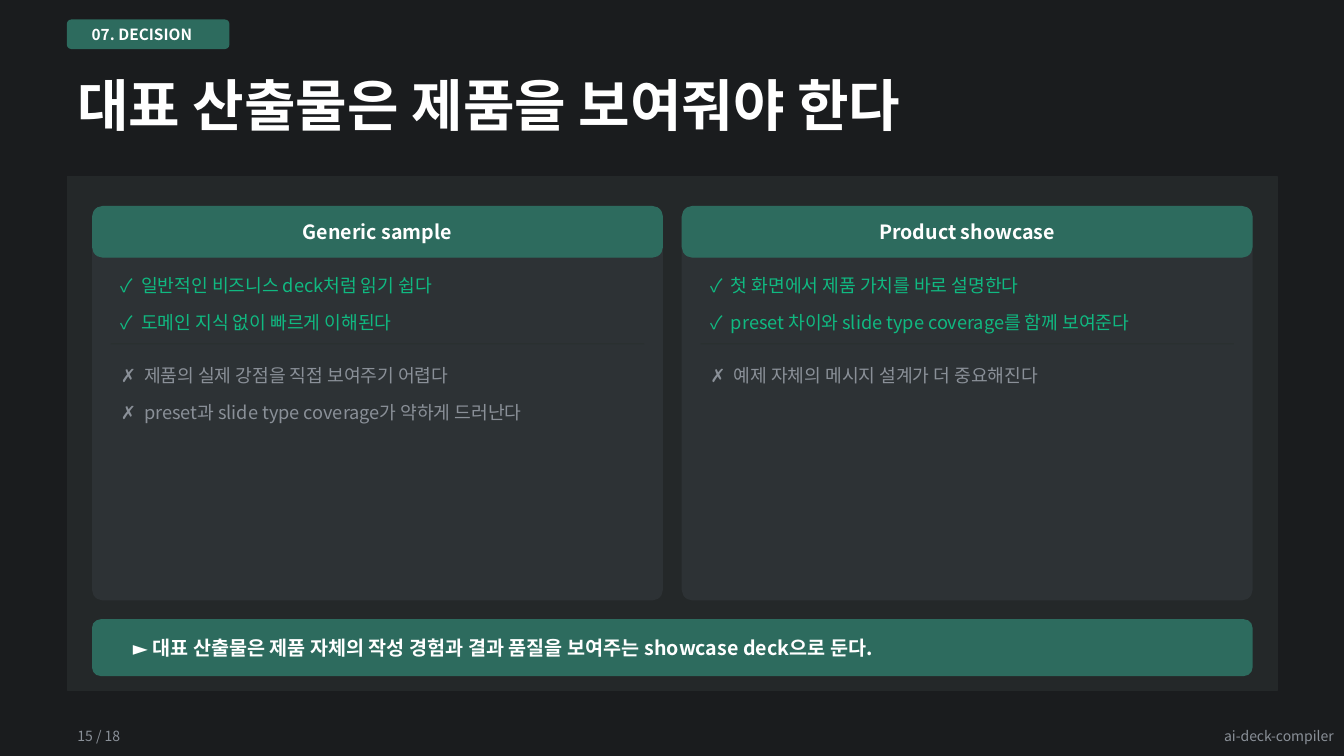
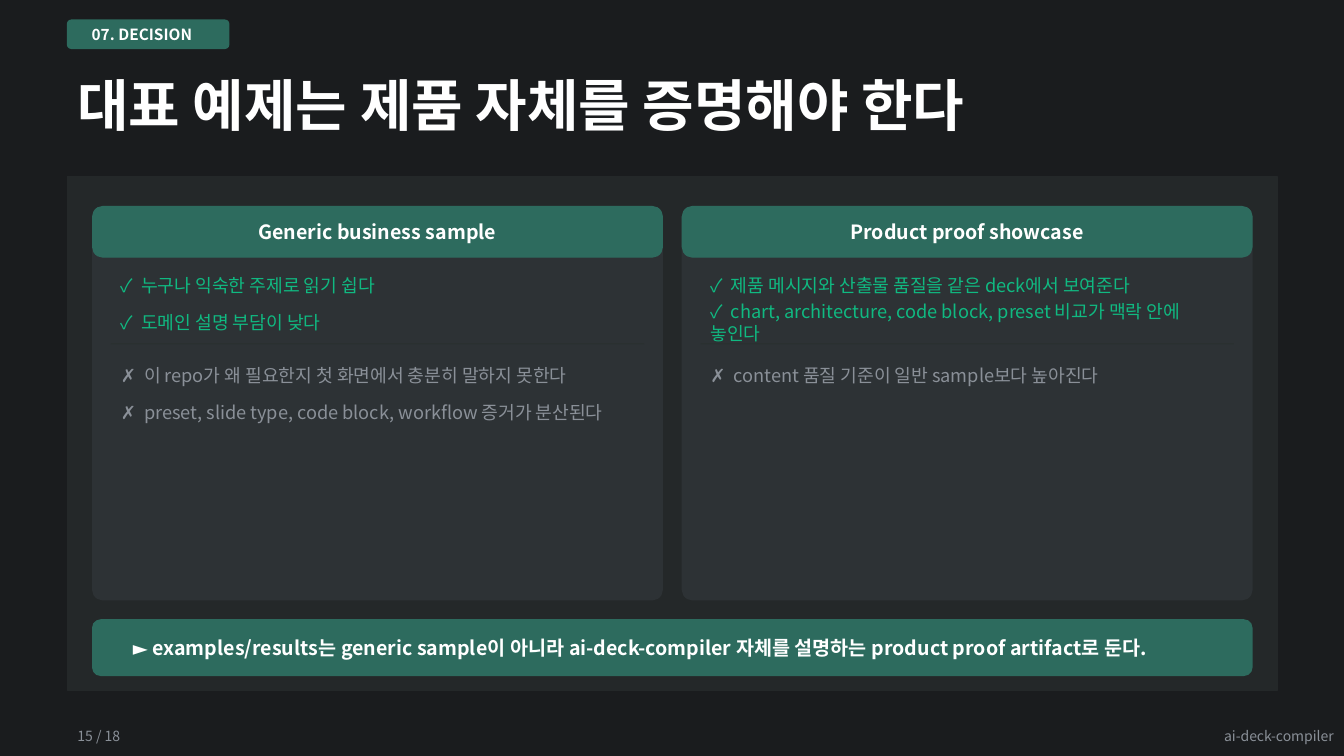
Before and after one commit to kyungseo/ai-deck-compiler, a slide deck: slide 15 of examples/results/showcase-teal-dark.pptx. Drawn at 1344x756 pixels with LibreOffice and Linux fonts; fonts in the diff are those of the drawing. Boxes give left, top, right and bottom in pixels: in the first picture for what was removed or moved away, otherwise in the second. Text is boxed around its words. In the diff, an @@ line names an element or a change of style, - is before the commit and + after.

Commit message:
feat: polish ai-deck-compiler showcase deck

```diff
--- a/examples/results/showcase-teal-dark.pptx
+++ b/examples/results/showcase-teal-dark.pptx
@@ text at (77, 79, 964, 131): text changed @@
-대표 산출물은 제품을 보여줘야 한다
+대표 예제는 제품 자체를 증명해야 한다
@@ text at (258, 223, 496, 244): text changed @@
-Generic sample
+Generic business sample
@@ text at (851, 223, 1083, 244): text changed @@
-Product showcase
+Product proof showcase
@@ text at (141, 277, 374, 294): text changed @@
-✓ 일반적인 비즈니스 deck처럼 읽기 쉽다
+✓ 누구나 익숙한 주제로 읽기 쉽다
@@ text at (731, 277, 1130, 294): text changed @@
-✓ 첫 화면에서 제품 가치를 바로 설명한다
+✓ 제품 메시지와 산출물 품질을 같은 deck에서 보여준다
@@ text at (141, 314, 320, 331): text changed @@
-✓ 도메인 지식 없이 빠르게 이해된다
+✓ 도메인 설명 부담이 낮다
@@ text at (710, 303, 1180, 342): text changed @@
-✓ preset 차이와 slide type coverage를 함께 보여준다
+✓ chart, architecture, code block, preset 비교가 맥락 안에 놓인다
@@ text at (144, 367, 566, 386): text changed @@
-✗ 제품의 실제 강점을 직접 보여주기 어렵다
+✗ 이 repo가 왜 필요한지 첫 화면에서 충분히 말하지 못한다
@@ text at (734, 367, 1099, 386): text changed @@
-✗ 예제 자체의 메시지 설계가 더 중요해진다
+✗ content 품질 기준이 일반 sample보다 높아진다
@@ text at (144, 404, 603, 423): text changed @@
-✗ preset과 slide type coverage가 약하게 드러난다
+✗ preset, slide type, code block, workflow 증거가 분산된다
@@ text at (152, 638, 1147, 660): text changed @@
-► 대표 산출물은 제품 자체의 작성 경험과 결과 품질을 보여주는 showcase deck으로 둔다.
+► examples/results는 generic sample이 아니라 ai-deck-compiler 자체를 설명하는 product proof artifact로 둔다.
```
Also in this commit, not shown: 16 other slides changed, 18 other files.
